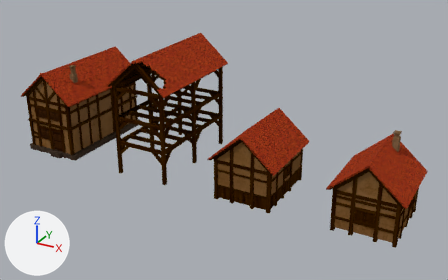
The Blender file village/village-look.blend as it was, and as the next commit left it.
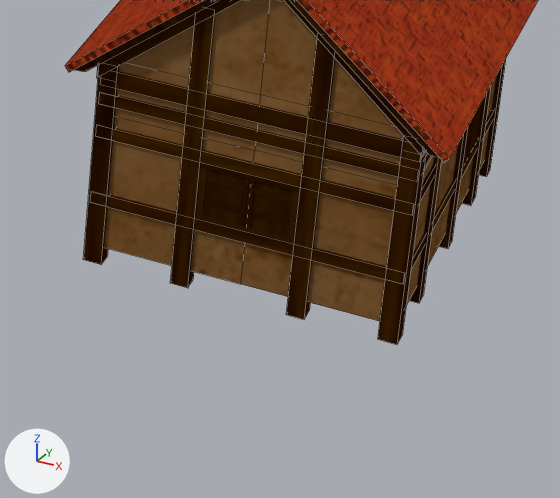
Old and new are each drawn whole from a camera (50 mm lens) standing at (7.78, -8.59, 4.81) and looking at (3.12, -0.12, 0.57) and again close up on the part from 70% to 96% of the width and 62% to 100% of the height. Every picture has the same lights, and +X, +Y and +Z are marked at lower left. The close-ups show mesh edges as thin lines.

Names of what the first close-up shows: 'house4-wall', 'pillar4', 'roof4', 'window1.008', 'window1.009'.
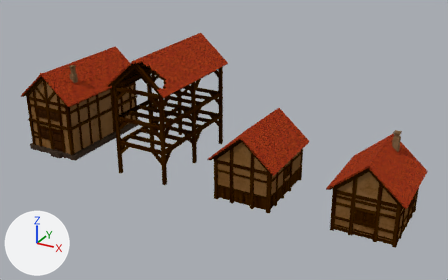
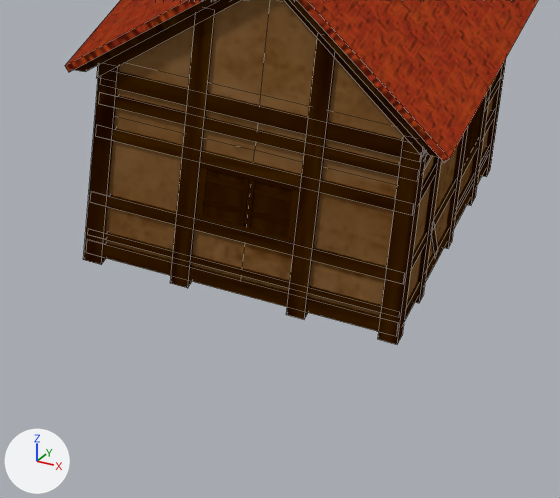
What differs and where, as boxes [x1, y1, x2, y2] in the close-ups (560 x 498 px):
part 1 of me_cube_013, added (black): after [103, 243, 380, 332]
part 2 of me_cube_013, added (brown): after [379, 157, 487, 321]
part 3 of me_cube_013, added (brown): after [104, 232, 382, 312]
part 4 of me_cube_013, added: after [456, 146, 489, 210]
part 5 of me_cube_013, added: after [488, 79, 499, 104]
part 6 of me_cube_013, added: after [431, 228, 437, 253]

The edits, one by one:
me_cube_013 is used by ob_pillar4; location (5.856, 0.0, 0.0).
me_cube_013 had 280 vertices, 133 faces and spanned x -0.489..0.489, y -0.994..0.182, z -0.055..1.076.
me_cube_013 now has 376 vertices, 178 faces and spans x -0.489..0.489, y -0.994..0.182, z -0.055..1.076.
me_cube_013 part 1: the loose piece of 8 vertices spanning x -0.48..0.48, y -0.985..-0.933, z 0.15..0.189 is copied, and the copy is scaled about its middle by (1, 1, 1.26), then moved by (0.0, 0.0, -0.175); it spans x -0.48..0.48, y -0.985..-0.933, z -0.03..0.018.
me_cube_013 part 2: the loose piece of 8 vertices spanning x 0.422..0.48, y -0.985..0.173, z 0.15..0.189 is copied, and the copy is scaled about its middle by (1, 1, 1.26), then moved by (0.0, 0.0, -0.175); it spans x 0.422..0.48, y -0.985..0.173, z -0.03..0.018.
me_cube_013 part 3: the loose piece of 8 vertices spanning x -0.48..0.48, y -0.985..-0.933, z 0.15..0.189 is copied, and the copy is scaled about its middle by (1, 1, 0.537), then moved by (0.0, 0.0, -0.124); it spans x -0.48..0.48, y -0.985..-0.933, z 0.035..0.056.
me_cube_013 part 4: the loose piece of 8 vertices spanning x 0.422..0.48, y -0.985..0.173, z 0.15..0.189 is copied, and the copy is scaled about its middle by (1, 0.459, 0.537), then moved by (0.0, 0.313, -0.124); it spans x 0.422..0.48, y -0.359..0.173, z 0.036..0.056.
me_cube_013 part 5: 8 vertices added at x 0.424..0.482, y -0.061..0.159, z 0.274..0.301.
me_cube_013 part 6: 8 vertices added at x 0.419..0.478, y -0.657..-0.503, z -0.017..0.176.
